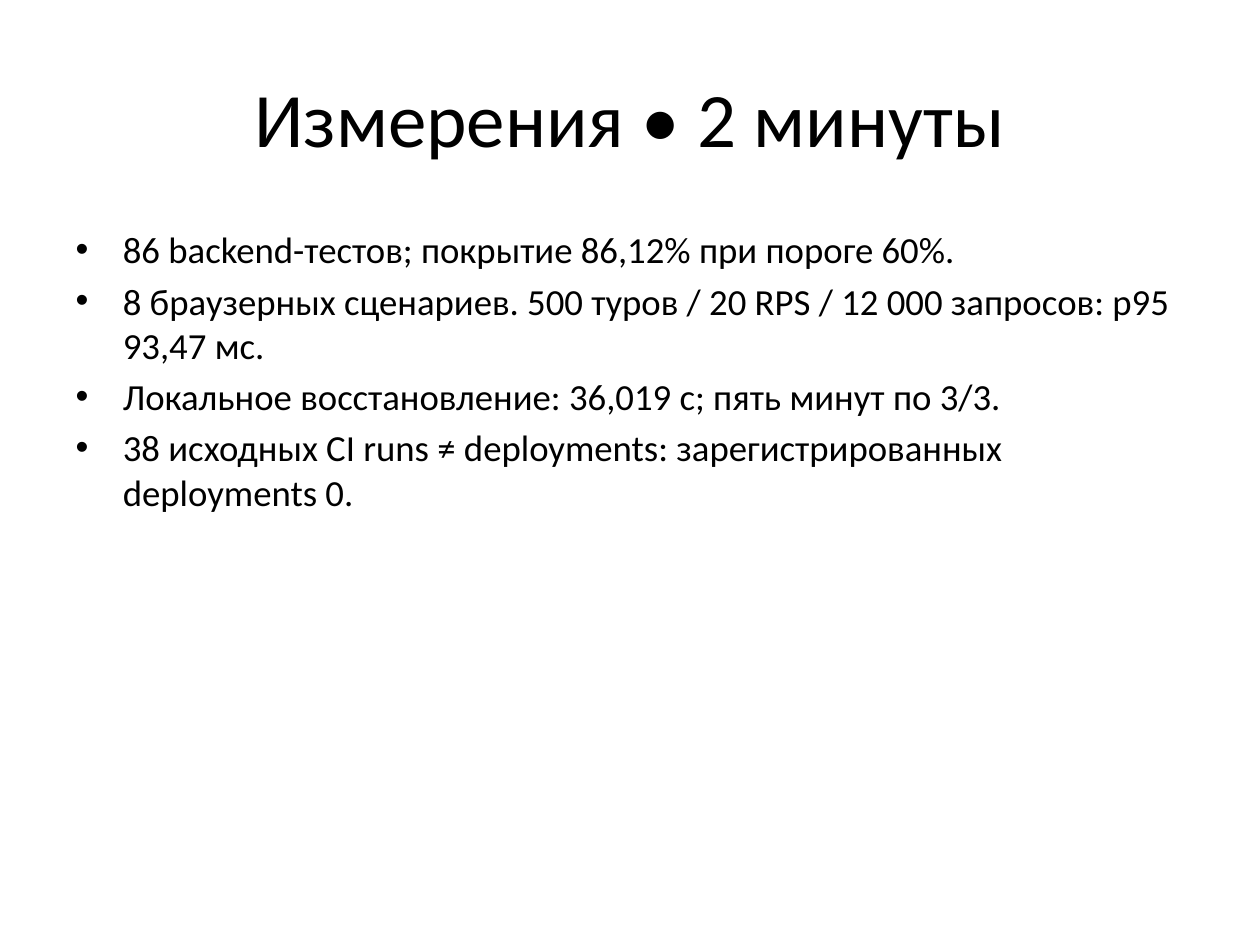
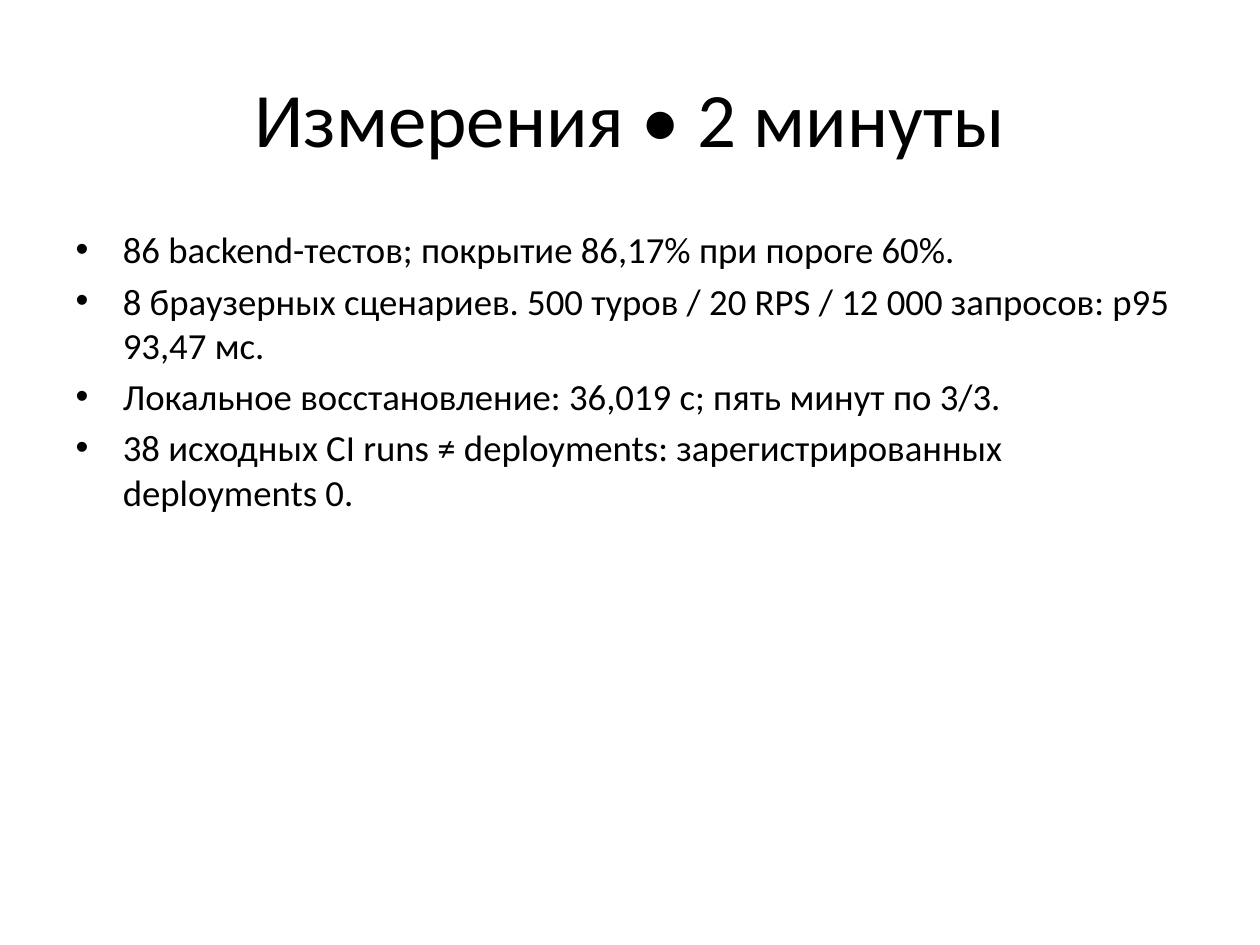
Before and after one commit to Akira-vs96/SaparTravel, a slide deck: slide 5 of docs/labs/lab-15/defense.pptx. Drawn at 1260x945 pixels with LibreOffice and Linux fonts; fonts in the diff are those of the drawing. Boxes give left, top, right and bottom in pixels: in the first picture for what was removed or moved away, otherwise in the second. Text is boxed around its words. In the diff, an @@ line names an element or a change of style, - is before the commit and + after.

```diff
--- a/docs/labs/lab-15/defense.pptx
+++ b/docs/labs/lab-15/defense.pptx
@@ text at box(123, 237, 955, 269): text changed @@
-• 86 backend-тестов; покрытие 86,12% при пороге 60%.
+• 86 backend-тестов; покрытие 86,17% при пороге 60%.
```
Also in this commit, not shown: 11 other files.
